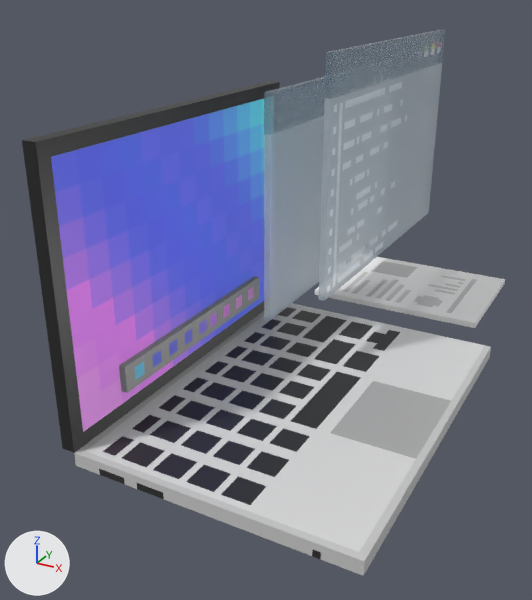
What one commit did to the glTF model public/studio/webgl-assets/glb/laptop.glb.
Both versions are drawn from a camera (50 mm lens) standing at (4.09, -8.16, 5.83) and looking at (-0.94, 0.98, 1.25). The lights are fixed; the arrows at lower left show +X, +Y and +Z. The first picture is the older version. Where no turn or scale is listed for an object, it has been applied to the vertices.
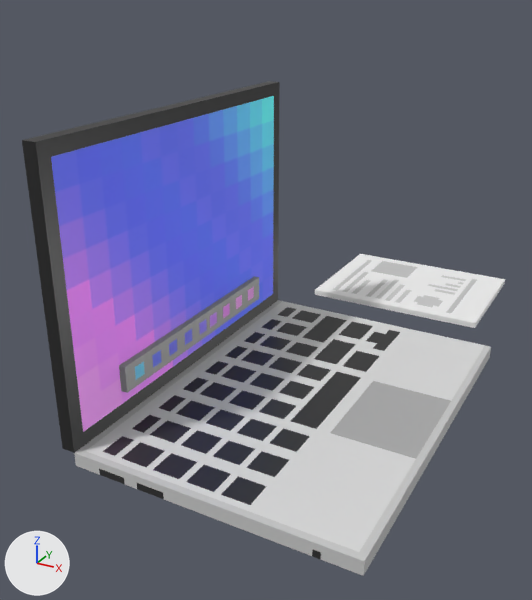
Location of each change, [x1, y1, x2, y2] in pixels of the pictures (532 x 600 px):
'Object_6', deleted: before [264, 30, 445, 320]

Edits to the bpy script that builds the scene:
```text
Remove ob_object_6:
    ob_object_6 = bpy.data.objects.new('Object_6', me_object_1)
    ob_object_6.location = (0.0, 0.0, 0.0)
```
